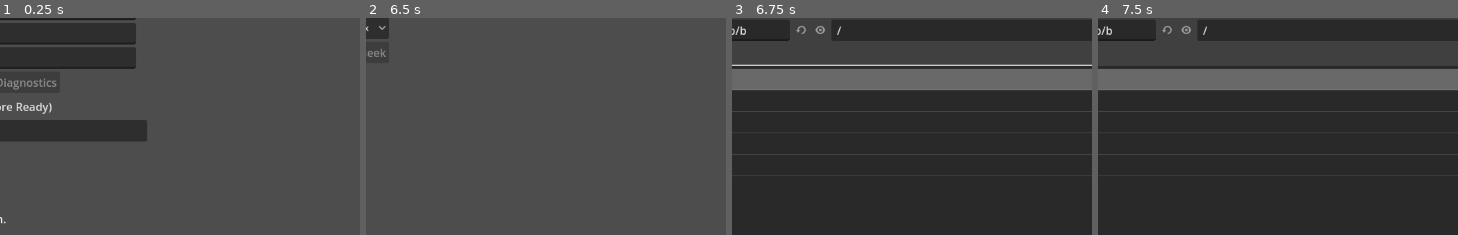
Above: before the commit, frames 1-4 (left to right).
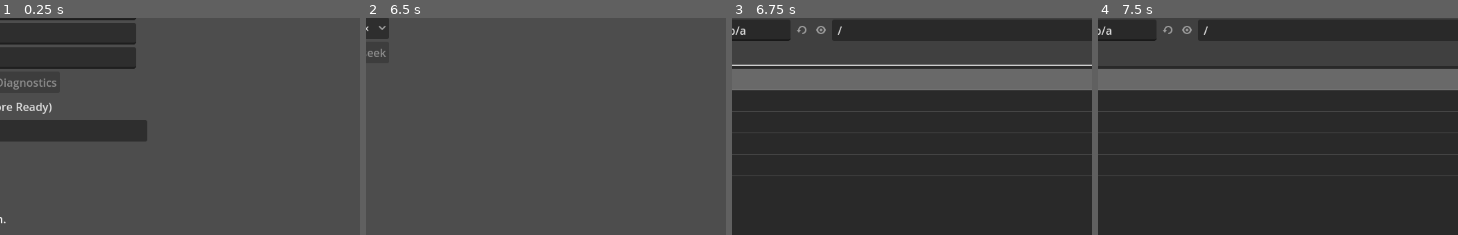
Above: after the commit, the same moments.

Repository: Ambiguous-Interactive/fortress-rollback-godot
Game: Godot game, scene res://examples/online/online.tscn
The game is run twice, just before and just after one commit, with the same random seed, the same clock (stepped at 60 frames per second) and the same inputs. The project has no main scene, so this scene is started directly.
Inputs (mouse positions are % of the whole screen's width and height, from its top left):
- Up to frame 1 (0.25 s): no input
- Up to frame 2 (6.5 s): click (44, 18) at 0.52 s; type "12" at 0.6 s; click "Record replay: first 10 minut…" at 1.25 s; click "Record replay: first 10 minut…" at 2 s; click "Record replay: first 10 minut…" at 2.75 s; click "Watch replay" at 3.5 s; click "Back to online" at 4.25 s; click (44, 18) at 5.02 s; type "12" at 5.1 s; click "Watch replay" at 5.75 s
- Up to frame 3 (6.75 s): click "Open replay" at 6.5 s
- Up to frame 4 (7.5 s): click (38, 80) at 7.27 s; type "12" at 7.35 s
The pictures show only the part of the screen within x 46-96%, y 9-59%; the shares and areas given below are measured in that part.

Frames 1-2 are identical in both runs. In frame 3, 0.1% of the frame differs, in the area x 2-31%, y 3-8%; in frame 4, 0.1%.

Commit message:
Preserve status lifetimes and warn before recording fills
Capture relay owners before callback-capable SDK status reads. Warn on simulated recording usage, including pending frames, before capacity is exhausted. Share finish readiness between the control and actionable text; retain recording and omitted-frame observations after Leave or failure.

Red controls reproduce getter replacement and missing or unavailable warning actions. Both engine pins pass focused controls; fresh independent reviews confirm the final fixes.

Diff:
--- a/examples/online/online.gd
+++ b/examples/online/online.gd
@@ -4,6 +4,7 @@
 const Simulation = preload("res://examples/offline/simulation.gd")
 const Replay = preload("res://addons/fortress_rollback/core/replay.gd")
 const REPLAY_FILENAME: String = "fortress-online.frrp"
+const REPLAY_WARNING_FRAMES: int = 300
 const COLORS: Array[Color] = [Color.CORAL, Color.CORNFLOWER_BLUE, Color.GOLD, Color.MEDIUM_SEA_GREEN]
 var controller: Lobby = Lobby.new()
 var endpoint: LineEdit
@@ -165,6 +166,10 @@
 
 func _update_status() -> void:
 	var connected: bool = controller.client != null
+	var game: Lobby.Match = controller.game_match
+	var can_finish_replay: bool = (
+		controller.state == "playing" and game.record_replay and not game.replay_finishing and game.has_started and game.failure.is_empty()
+	)
 	watch_button.disabled = connected
 	inspect_button.disabled = connected
 	create_button.disabled = connected
@@ -173,7 +178,7 @@
 	diagnostics_button.disabled = controller.game_match.local_slot < 0
 	trace_checkbox.disabled = controller.has_readied
 	replay_checkbox.disabled = controller.has_readied
-	finish_replay_button.disabled = controller.state != "playing" or not controller.game_match.record_replay or controller.game_match.replay_finishing
+	finish_replay_button.disabled = not can_finish_replay
 	replay_button.disabled = not controller.game_match.has_recorded_replay
 	endpoint.editable = not connected
 	player_name.editable = not connected
@@ -186,7 +191,6 @@
 	_status.text = "%s\n%s\nRoom: %s | players: %d / 2" % [controller.state.capitalize(), controller.message, controller.room_code(), players]
 	if not _replay_notice.is_empty():
 		_status.text += "\n" + _replay_notice
-	var game: Lobby.Match = controller.game_match
 	if game.local_slot >= 0:
 		var state: Lobby.Match.Types.Status = game.peer.status()
 		_status.text += (
@@ -200,8 +204,13 @@
 			_status.text += "\nReplay: %d/%d frames recorded | %d pending" % [recording.finalized_frames, recording.capacity_frames, recording.pending_frames]
 			if recording.omitted_frames > 0:
 				_status.text += " | %d later frames omitted" % recording.omitted_frames
-			elif recording.finalized_frames == recording.capacity_frames:
-				_status.text += " | recording limit reached"
+				_status.text += "\nReplay recording limit passed. Later gameplay and its final state are outside the recording."
+			elif can_finish_replay:
+				var remaining: int = recording.capacity_frames - recording.finalized_frames - recording.pending_frames
+				if remaining == 0:
+					_status.text += "\nReplay recording limit reached. Press Finish replay now to include the final state."
+				elif remaining <= REPLAY_WARNING_FRAMES:
+					_status.text += "\nReplay limit in %d simulated frames. Press Finish replay now to include the final state." % remaining
 		if game.replay_finishing:
 			if game.replay_captured:
 				_status.text += "\nReplay final state captured. Download the replay, then leave the room."
--- a/tests/unit/test_online_example.gd
+++ b/tests/unit/test_online_example.gd
@@ -121,29 +121,7 @@
 				context.equal(lobby.connect_room("ws://localhost:8080/ws", "Player", "", 0), ERR_UNAVAILABLE, "missing SDK is actionable without parse failure")
 			lobby.disconnect_room()
 			context.equal(lobby.state, "offline", "leave available after missing SDK")
-			var recorded: Dictionary = _fixture(context, U)
-			var game_match: Match = recorded.driver
-			var config: Config = Config.new()
-			config.sync_test = false
-			config.check_distance = 0
-			config.replay_max_frames = 3
-			config.local_players = PackedInt32Array([0])
-			config.max_snapshot_bytes = Simulation.SNAPSHOT_BYTES
-			config.storage_budget_bytes = config.required_storage_bytes()
-			var core: Session = game_match.peer._core
-			context.equal(core.configure(config), Types.Code.OK, "small recording cap configures the scene control")
-			var driver: Driver = Driver.new(core, Simulation.new())
-			node.controller.game_match = game_match
-			node.call("_update_status")
-			context.equal(node._status.text.contains("Replay: 0/3 frames recorded | 0 pending"), true, "scene shows remaining recording capacity before gameplay")
-			for frame: int in 4:
-				context.equal(core.receive_input(1, frame, PackedByteArray([0])).code, Types.Code.OK, "actual scene recording input")
-				context.equal(driver.step(frame, [Driver.LocalInput.new(0, frame, PackedByteArray([0]))]).code, Types.Code.OK, "scene recording continues beyond cap")
-			node.call("_update_status")
-			context.equal(node._status.text.contains("Replay: 3/3 frames recorded | 0 pending | 1 later frames omitted"), true, "scene identifies omitted gameplay when recording is full")
-			game_match.detach()
-			recorded.mesh.free()
-			recorded.client.free()
+			_recording_warning(context, node)
 			node.free()
 		"handshake_timeout":
 			var fixture: Dictionary = _fixture(context, U)
@@ -492,3 +470,74 @@
 	context.equal(inspector.disabled, false, "inspection available after leaving")
 	client.free()
 	node.free()
+
+
+# Value: protects=recording limits warn before final-state capture becomes unavailable;
+# fails_when=only finalized rows trigger the warning or no advance warning exists; why_new=scene coverage checks omitted rows only; seam=none
+func _recording_warning(context: RefCounted, node: Node) -> void:
+	var near: String = "Replay limit in 300 simulated frames. Press Finish replay now to include the final state."
+	var full: String = "Replay recording limit reached. Press Finish replay now to include the final state."
+	var omitted: String = "Replay recording limit passed. Later gameplay and its final state are outside the recording."
+	var rows: Array[Dictionary] = [
+		{"capacity": 304, "frames": 3, "deliver": true, "warning": "", "label": "before warning threshold"},
+		{"capacity": 304, "frames": 4, "deliver": true, "warning": near, "label": "five-second warning threshold"},
+		{"capacity": 3, "frames": 3, "deliver": false, "warning": full, "label": "pending inputs fill the cap"},
+		{"capacity": 3, "frames": 3, "deliver": true, "warning": full, "label": "finalized inputs fill the cap"},
+		{"capacity": 3, "frames": 4, "deliver": true, "warning": omitted, "label": "gameplay exceeds the cap"},
+		{"capacity": 0, "frames": 4, "deliver": true, "warning": "", "label": "recording disabled"},
+		{"capacity": 3, "frames": 3, "deliver": true, "warning": "", "finishing": true, "label": "finishing already stops gameplay"},
+		{"capacity": 3, "frames": 3, "deliver": false, "warning": "", "state": "offline", "label": "Leave suppresses unavailable finish action"},
+		{"capacity": 3, "frames": 3, "deliver": true, "warning": "", "state": "failed", "label": "failure suppresses unavailable finish action"},
+		{"capacity": 3, "frames": 4, "deliver": true, "warning": omitted, "state": "offline", "label": "Leave retains omitted disclosure"},
+		{"capacity": 3, "frames": 4, "deliver": true, "warning": omitted, "state": "failed", "label": "failure retains omitted disclosure"},
+		{"capacity": 3, "frames": 3, "deliver": true, "warning": "", "state": "playing", "label": "detached match rejects stale playing state"},
+		{"capacity": 3, "frames": 3, "deliver": true, "warning": "", "failure": "Disconnected.", "label": "match failure rejects finish before lobby cleanup"},
+	]
+	for row: Dictionary in rows:
+		var recorded: Dictionary = _fixture(context, U)
+		var game_match: Match = recorded.driver
+		game_match.record_replay = row.capacity > 0
+		var config: Config = Config.new()
+		config.sync_test = false
+		config.check_distance = 0
+		config.replay_max_frames = row.capacity
+		config.local_players = PackedInt32Array([0])
+		config.max_snapshot_bytes = Simulation.SNAPSHOT_BYTES
+		config.storage_budget_bytes = config.required_storage_bytes()
+		var core: Session = game_match.peer._core
+		context.equal(core.configure(config), Types.Code.OK, "scene recording control configures")
+		var driver: Driver = Driver.new(core, Simulation.new())
+		node.controller.game_match = game_match
+		node.controller.state = "playing"
+		game_match.replay_finishing = row.get("finishing", false)
+		for frame: int in row.frames:
+			if row.deliver:
+				context.equal(core.receive_input(1, frame, PackedByteArray([0])).code, Types.Code.OK, "receive scene recording input")
+			context.equal(driver.step(frame, [Driver.LocalInput.new(0, frame, PackedByteArray([0]))]).code, Types.Code.OK, "scene gameplay reaches declared recording boundary")
+		var detached: bool = row.has("state")
+		if detached:
+			game_match.detach()
+			node.controller.state = row.state
+		game_match.failure = row.get("failure", "")
+		node.call("_update_status")
+		var unavailable: bool = detached or row.capacity == 0 or row.get("finishing", false) or not game_match.failure.is_empty()
+		context.equal(node.finish_replay_button.disabled, unavailable, "finish button agrees with actual match lifetime")
+		if row.warning.is_empty():
+			context.equal(node._status.text.contains("Replay limit in") or node._status.text.contains("Replay recording limit"), false, row.label)
+		else:
+			context.equal(node._status.text.contains(row.warning), true, row.label)
+		if not row.deliver:
+			context.equal(core.recording_status().pending_frames, 3, "pending-at-cap control uses actual unconfirmed gameplay")
+		if row.capacity == 3 and row.frames == 4:
+			context.equal(node._status.text.contains("Replay: 3/3 frames recorded | 0 pending | 1 later frames omitted"), true, "omitted count remains visible")
+		var capture: int = Types.Code.UNSUPPORTED if row.capacity == 0 else Types.Code.OK
+		if row.capacity > 0 and row.frames > row.capacity:
+			capture = Types.Code.HISTORY_UNAVAILABLE
+		elif not row.deliver:
+			capture = Types.Code.PREDICTION_STALL
+		if detached:
+			capture = Types.Code.TERMINATED
+		context.equal(driver.capture_replay_boundary().code, capture, "warning matches actual final-boundary capture availability")
+		game_match.detach()
+		recorded.mesh.free()
+		recorded.client.free()
--- a/tests/unit/test_signalfish_spectator_relay.gd
+++ b/tests/unit/test_signalfish_spectator_relay.gd
@@ -790,7 +790,12 @@
 					"old ingress cannot enqueue into replacement"
 				)
 			else:
-				fixture.relay.status()
+				var observation: Dictionary = fixture.relay.status()
+				if action in ["detach", "replace"]:
+					context.equal(observation.code, Relay.Code.WRONG_STATE, "getter replacement rejects old status lifetime")
+					context.equal(observation.host, {}, "old status call cannot report replacement host liveness")
+				elif action == "control":
+					context.equal(observation.host.code, Types.Code.OK, "unchanged status lifetime retains host observation")
 			if (
 				action in ["detach", "replace", "signal", "signal_ingress", "terminate_ingress", "overflow_signal"]
 				or (action in ["player_change", "config_change"] and entry != "status")
@@ -811,6 +816,7 @@
 				context.equal(fixture.relay.status().code, Relay.Code.RECEIVE_OVERFLOW, "later SDK signal preserves first terminal cause")
 			if action == "replace":
 				context.equal(fixture.stream.playback_session().status().lifecycle, Types.Lifecycle.RUNNING, "old gate cannot terminate replacement viewer")
+				context.equal(fixture.relay.status().host.liveness_time_us, 1, "fresh status call observes replacement host baseline")
 				context.equal(fixture.relay.poll(2).code, Relay.Code.OK, "replacement gate remains usable")
 			fixture.client.on_room = Callable()
 			fixture.relay.detach()
Not shown, changed: addons/fortress_rollback/transport/signalfish_spectator_relay.gd
Not shown, changed: .llm/retrospectives/2026-10-31-client-observations.md
Not shown, changed: .llm/skills/user-copy/SKILL.md
Not shown, changed: CHANGELOG.md
Not shown, changed: docs/online-example.md
Not shown, changed: docs/spectators.md
